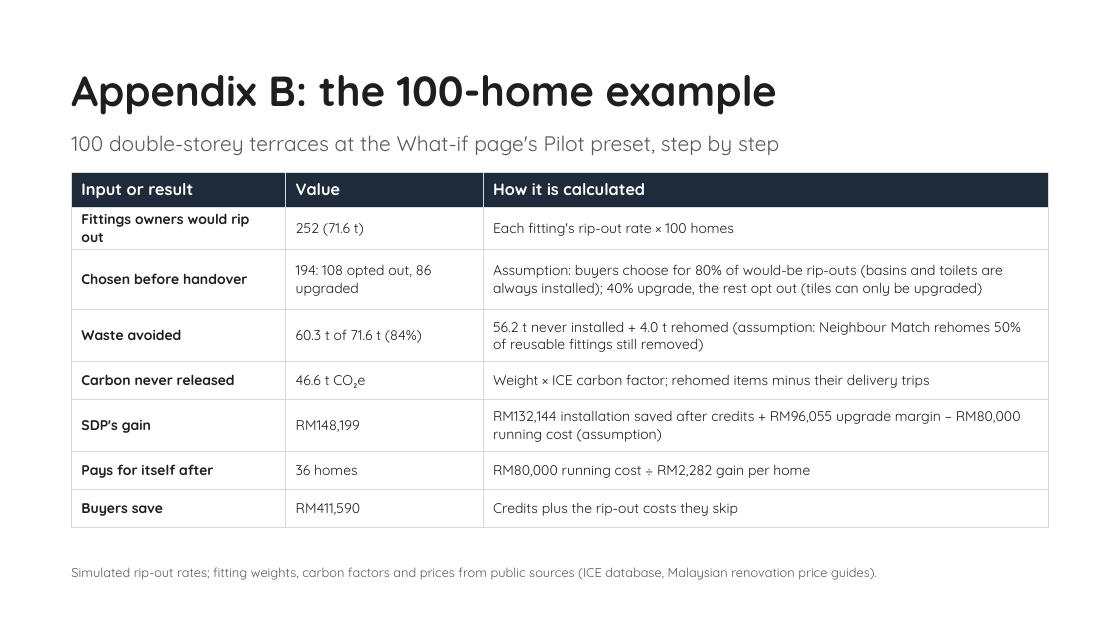
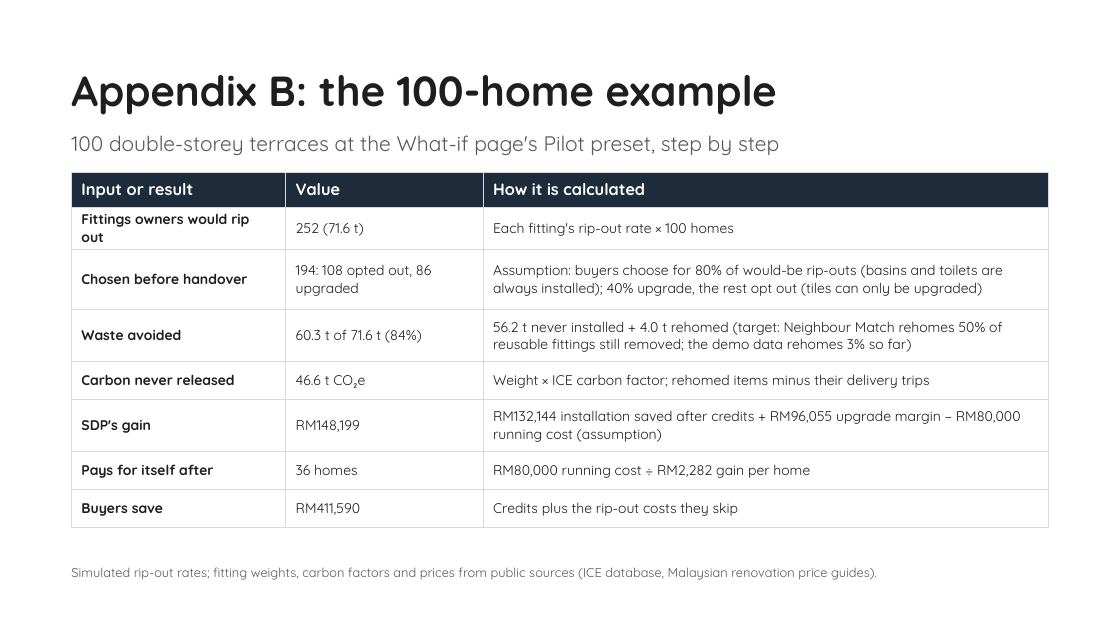
Before and after one commit to Jayden-Jarred/Sime-Darby-Hackathon, a slide deck: slide 15 of docs/Right-Fit-Homes-Pitch.pptx. Drawn at 1120x630 pixels with LibreOffice and Linux fonts; fonts in the diff are those of the drawing; background and template pictures are left out. Boxes give left, top, right and bottom in pixels: in the first picture for what was removed or moved away, otherwise in the second. Text is boxed around its words. In the diff, an @@ line names an element or a change of style, - is before the commit and + after.

```diff
--- a/docs/Right-Fit-Homes-Pitch.pptx
+++ b/docs/Right-Fit-Homes-Pitch.pptx
@@ table at <box>71,172,1049,520</box> @@
-row 4, column 3: 56.2 t never installed + 4.0 t rehomed (assumption: Neighbour Match rehomes 50% of reusable fittings still removed)
+row 4, column 3: 56.2 t never installed + 4.0 t rehomed (target: Neighbour Match rehomes 50% of reusable fittings still removed; the demo data rehomes 3% so far)
```
Also in this commit, not shown: 4 other slides changed.
